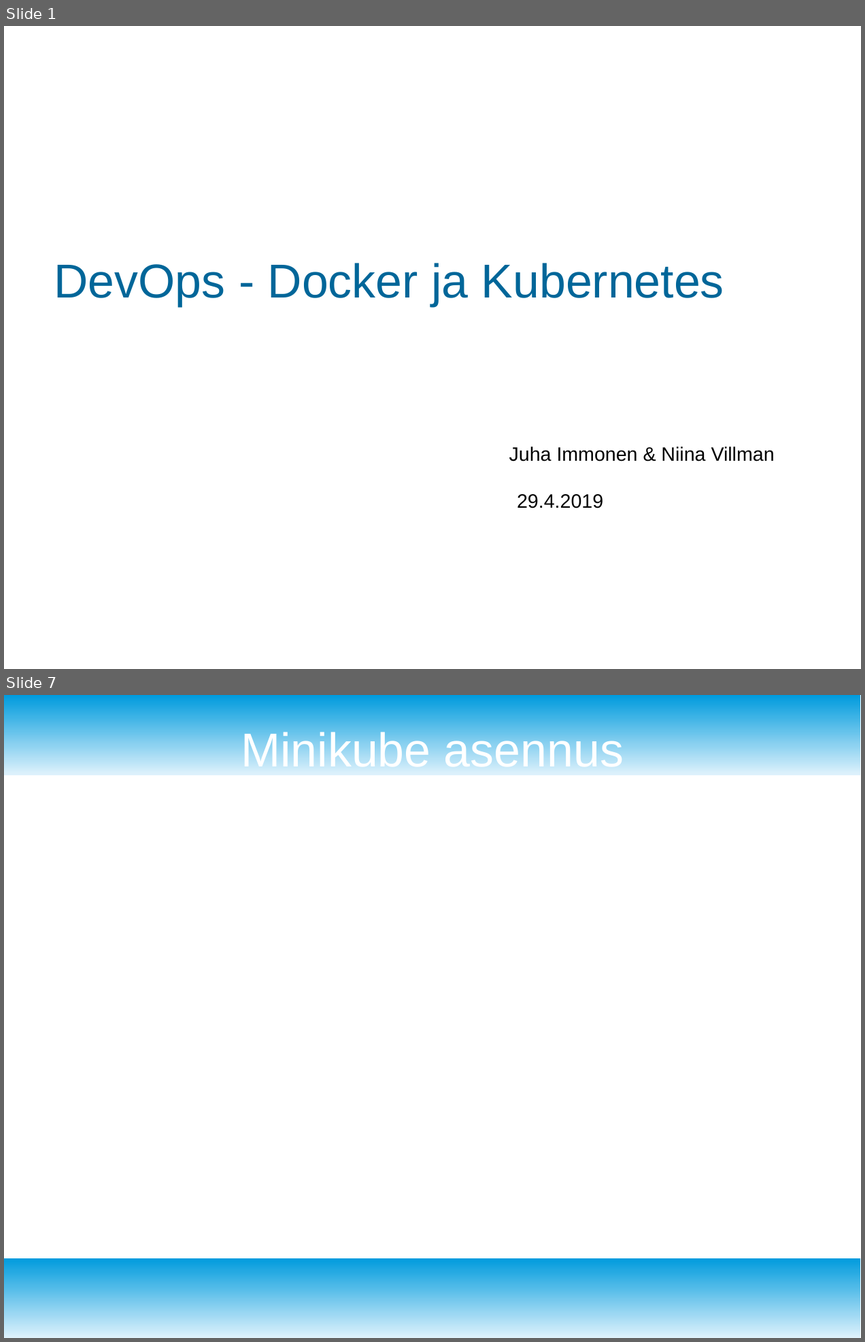
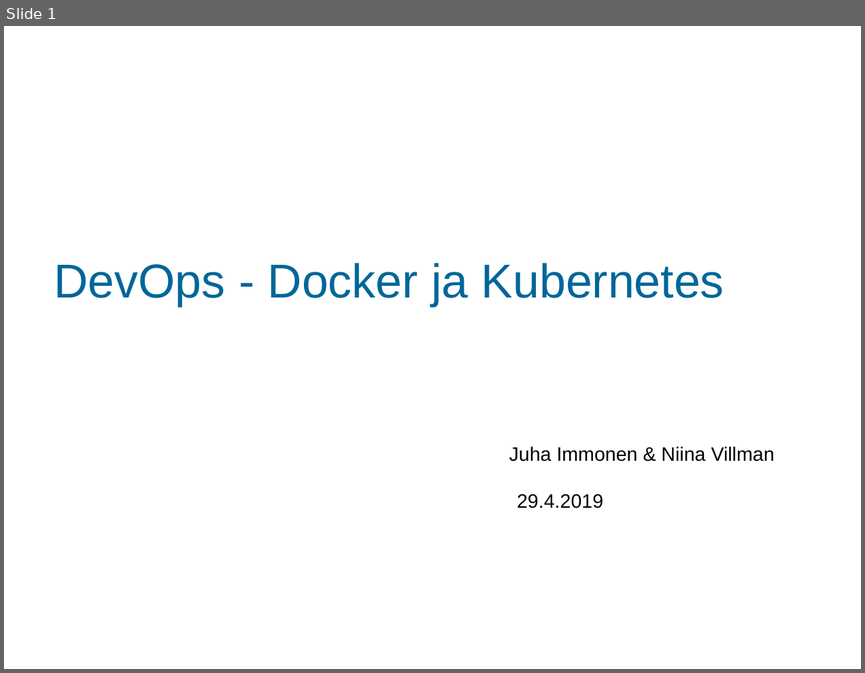
Before and after one commit to immonju1/pilvipalvelut, a slide deck: documents/pilvipalvelut_esitys_immonen_villman.odp. Shown one above the other, each under a label of ours: slides 1 and 7 before the commit, slide 1 after it; the slides between them are not shown. The pictures are 865x1342 and 865x673 pixels, drawn with LibreOffice and Linux fonts; fonts in the diff are those of the drawing; background and template pictures are left out. Boxes give left, top, right and bottom in pixels: in the first picture for what was removed or moved away, otherwise in the second. Text is boxed around its words. In the diff, an @@ line names an element or a change of style, - is before the commit and + after.

```diff
--- a/documents/pilvipalvelut_esitys_immonen_villman.odp
+++ b/documents/pilvipalvelut_esitys_immonen_villman.odp
@@ slide 7 removed at [4,695,861,1338], background #FFFFFF @@
@@ rectangle removed at [4,695,861,775] @@
@@ title removed at [241,728,623,775] @@
-Minikube asennus
@@ rectangle removed at [4,1258,861,1338] @@
```
Also in this commit, not shown: 2 slides changed, 10 slides added, 5 other slides removed.
